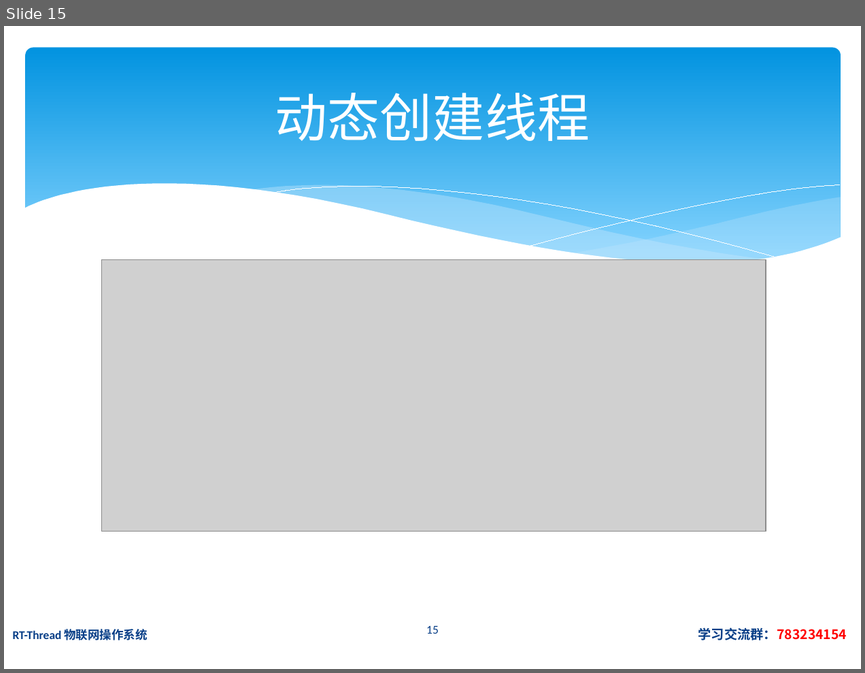
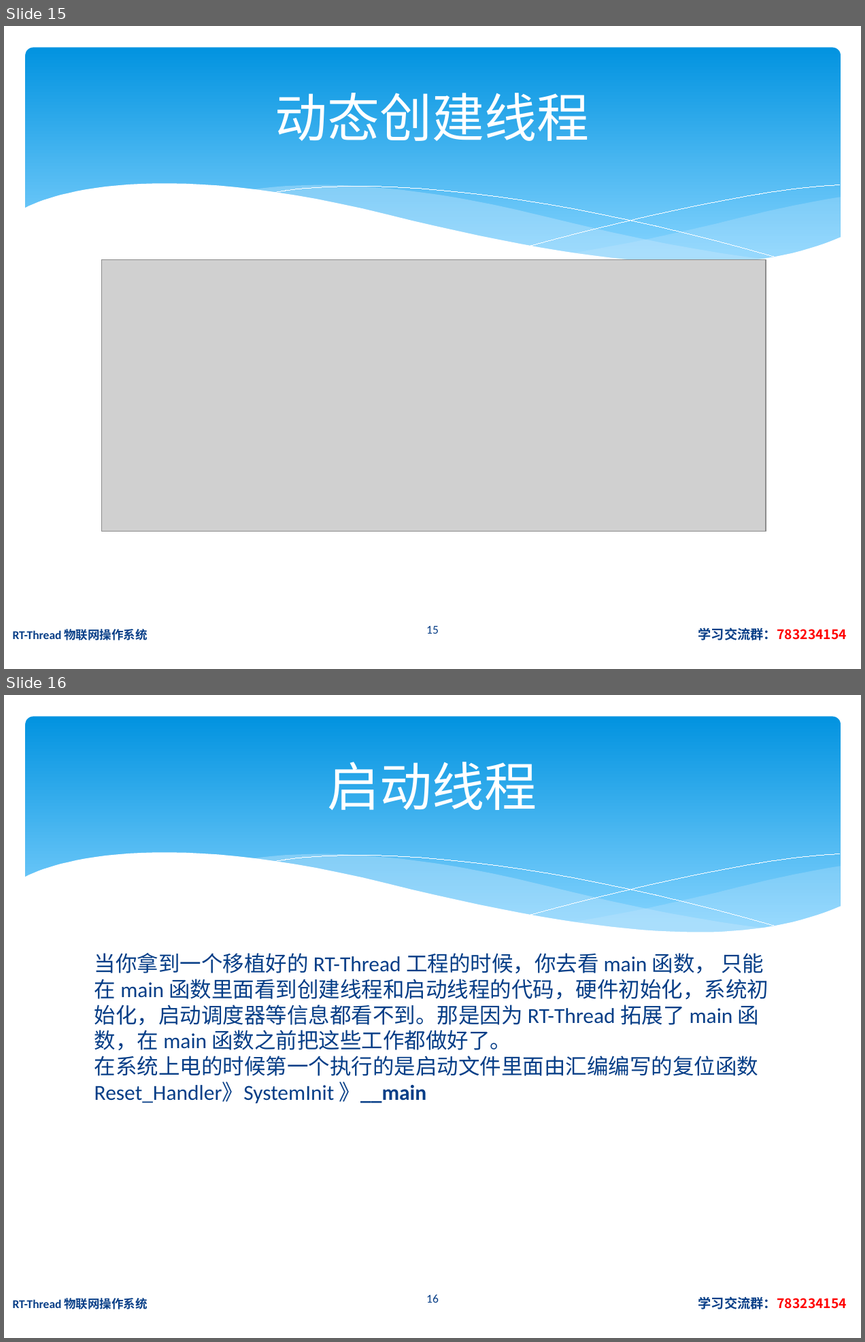
Before and after one commit to jiejieTop/RT_Thread_PPT, a slide deck: PPT/rt-thread 02.pptx. Shown one above the other, each under a label of ours: slide 15 before the commit, slides 15 and 16 after it. The pictures are 865x673 and 865x1342 pixels, drawn with LibreOffice and Linux fonts; fonts in the diff are those of the drawing; grey boxes stand for pictures. Boxes give left, top, right and bottom in pixels: in the first picture for what was removed or moved away, otherwise in the second. Text is boxed around its words. In the diff, an @@ line names an element or a change of style, - is before the commit and + after.

```diff
--- a/PPT/rt-thread 02.pptx
+++ b/PPT/rt-thread 02.pptx
@@ slide 16 added at [4, 695, 861, 1338], background #FFFFFF; not listed: 6 template elements that a slide beside it also shows @@
@@ title added at [328, 762, 537, 810], 44 pt, text #FFFFFF @@
+启动线程
@@ text added at [94, 953, 768, 1103], 18 pt, text #073E87 @@
+当你拿到一个移植好的 RT-Thread 工程的时候，你去看 main 函数， 只能在 main 函数里面看到创建线程和启动线程的代码，硬件初始化，系统初始化，启动调度器等信息都看不到。那是因为 RT-Thread 拓展了 main 函数，在 main 函数之前把这些工作都做好了。
+在系统上电的时候第一个执行的是启动文件里面由汇编编写的复位函数Reset_Handler》SystemInit 》__main
@@ text added at [13, 1296, 847, 1309], 10 pt, text #073E87, bold @@
+RT-Thread 物联网操作系统 学习交流群：783234154
@@ page number added at [426, 1294, 439, 1302], 10 pt, text #073E87 @@
+16
```
Also in this commit, not shown: 4 slides changed, 2 other slides added, 9 slides removed.
